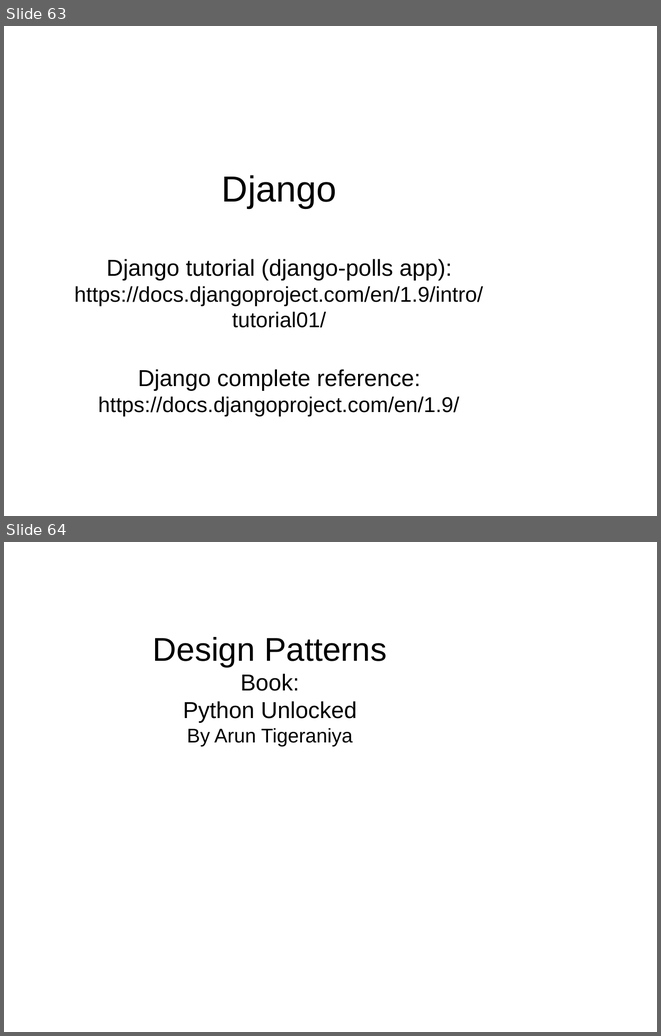
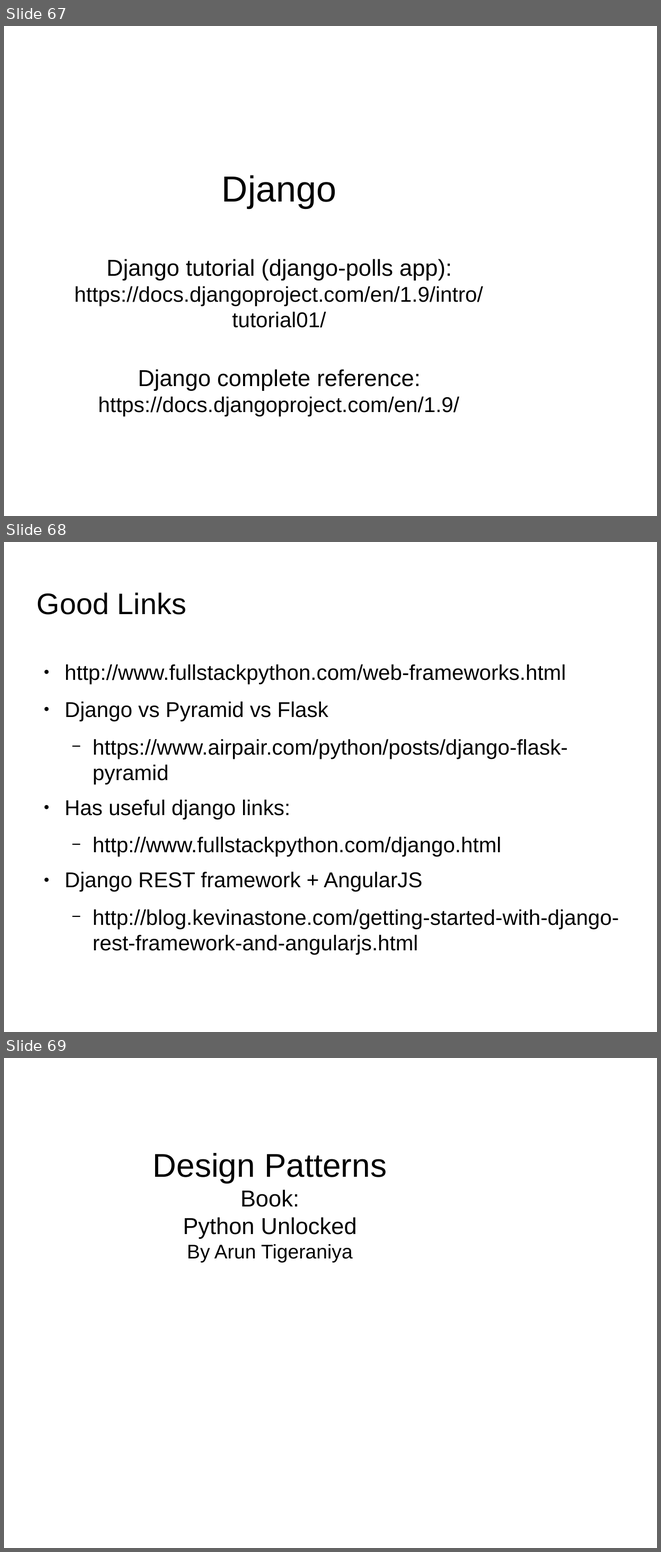
Before and after one commit to shikha-desai/Internship_PreWork, a slide deck: Python/Python_Notes.odp. Shown one above the other, each under a label of ours: slides 63 and 64 before the commit, slides 67, 68 and 69 after it. The pictures are 661x1036 and 661x1552 pixels, drawn with LibreOffice and Linux fonts; fonts in the diff are those of the drawing; background and template pictures are left out. Boxes give left, top, right and bottom in pixels: in the first picture for what was removed or moved away, otherwise in the second. Text is boxed around its words. In the diff, an @@ line names an element or a change of style, - is before the commit and + after.

Commit message:
Frameworks comparison uploaded

```diff
--- a/Python/Python_Notes.odp
+++ b/Python/Python_Notes.odp
@@ slide 68 added at <box>4,542,657,1032</box>, background picture (left out) @@
@@ title added at <box>37,592,186,615</box>, 36 pt, text #000000 @@
+Good Links
@@ text added at <box>64,664,619,954</box>, 26 pt, text #000000 @@
+● http://www.fullstackpython.com/web-frameworks.html
+● Django vs Pyramid vs Flask
+  − https://www.airpair.com/python/posts/django-flask-pyramid
+● Has useful django links:
+  − http://www.fullstackpython.com/django.html
+● Django REST framework + AngularJS
+  − http://blog.kevinastone.com/getting-started-with-django-rest-framework-and-angularjs.html
@@ what was slide 63 is now slide 67 @@
@@ what was slide 64 is now slide 69 @@
```
Also in this commit, not shown: 1 slide changed, 4 other slides added, 4 other files.
